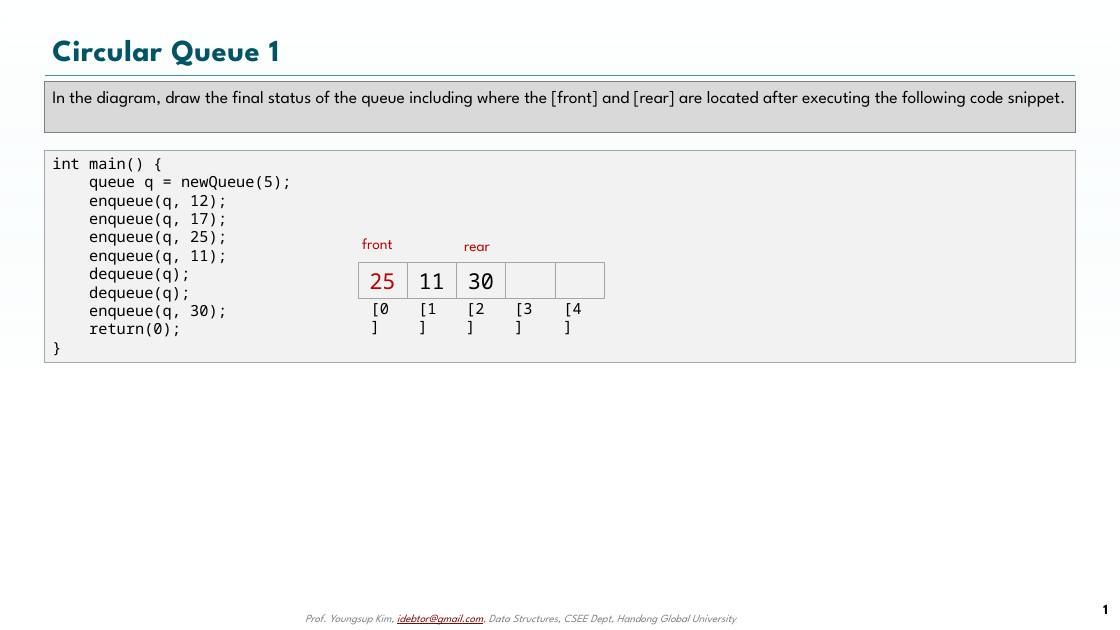
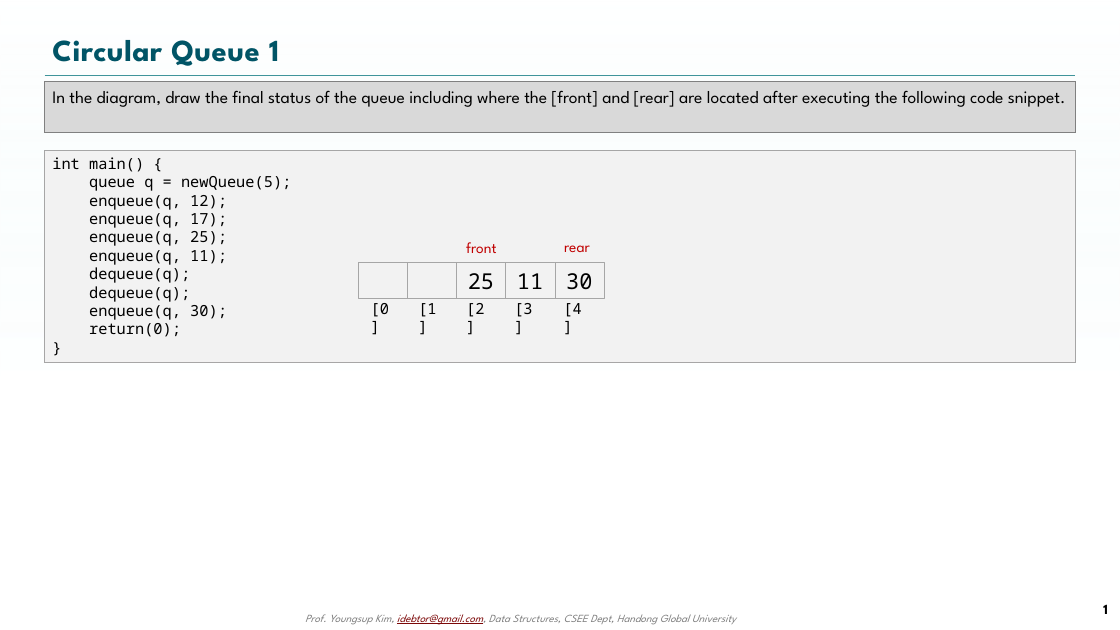
Before and after one commit to leehan416/nowic, a slide deck: slide 1 of ppts/3-2.1_Queue Quiz.pptx. Drawn at 1120x630 pixels with LibreOffice and Linux fonts; fonts in the diff are those of the drawing; background and template pictures are left out. Boxes give left, top, right and bottom in pixels: in the first picture for what was removed or moved away, otherwise in the second. Text is boxed around its words. In the diff, an @@ line names an element or a change of style, - is before the commit and + after.

```diff
--- a/ppts/3-2.1_Queue Quiz.pptx
+++ b/ppts/3-2.1_Queue Quiz.pptx
@@ text "front": place and size @@
-text "front" at (362,238,393,249)
+text "front" at (466,242,497,253)
@@ rectangle: place and size @@
-rectangle at (554,262,603,298)
+rectangle at (358,262,406,298)
@@ rectangle: place and size @@
-rectangle at (506,262,554,298)
+rectangle at (407,262,456,298)
@@ 3 rectangles, 1 text: place and size @@
-3 rectangles, 1 text at (358,244,505,298)
+3 rectangles, 1 text at (456,245,603,298)
@@ rectangle "25" at (456,262,505,298): text colour #C00000 to #000000 @@
```
Also in this commit, not shown: 1 other slide changed, 1 slide removed, 19 other files.
